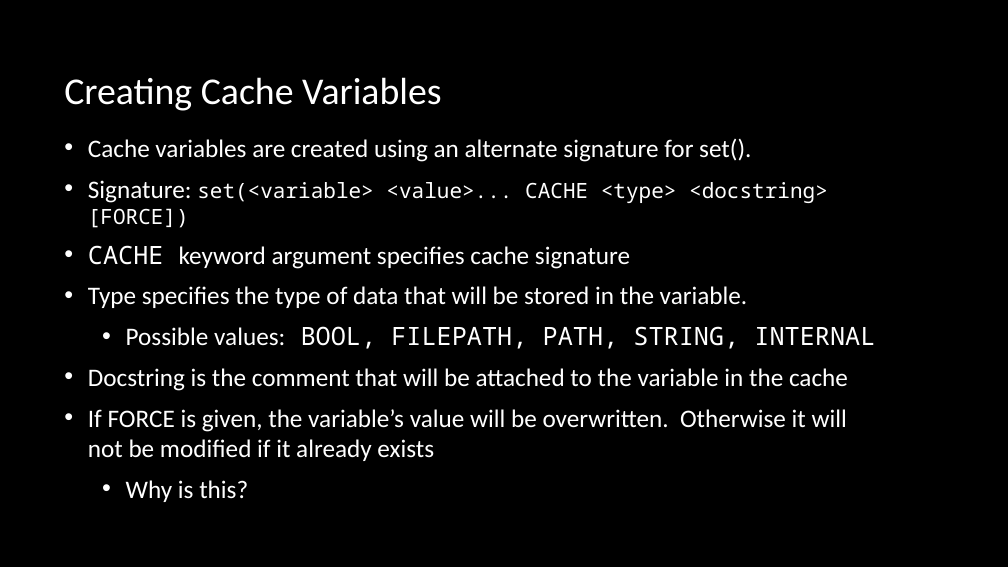
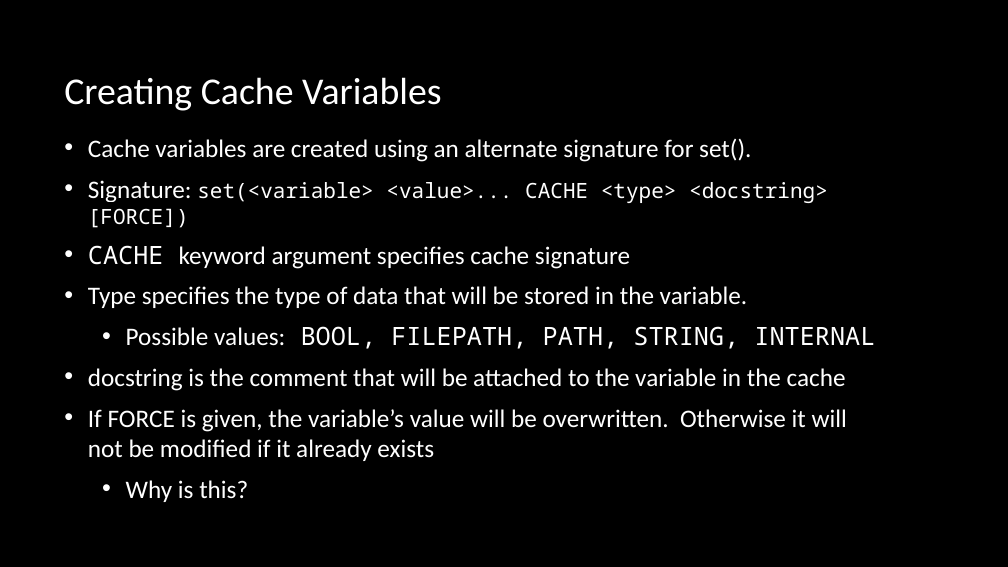
Before and after one commit to multiplemonomials/CMakeTraining, a slide deck: slide 12 of Session 2 - More Advanced CMake.pptx (slide 7 before the commit). Drawn at 1008x567 pixels with LibreOffice and Linux fonts; fonts in the diff are those of the drawing; background and template pictures are left out. Boxes give left, top, right and bottom in pixels: in the first picture for what was removed or moved away, otherwise in the second. Text is boxed around its words. In the diff, an @@ line names an element or a change of style, - is before the commit and + after.

```diff
--- a/Session 2 - More Advanced CMake.pptx
+++ b/Session 2 - More Advanced CMake.pptx
@@ text at bbox=[88, 368, 846, 391]: text changed @@
-• Docstring is the comment that will be attached to the variable in the cache
+• docstring is the comment that will be attached to the variable in the cache
```
Also in this commit, not shown: 4 other slides changed, 5 slides added.
